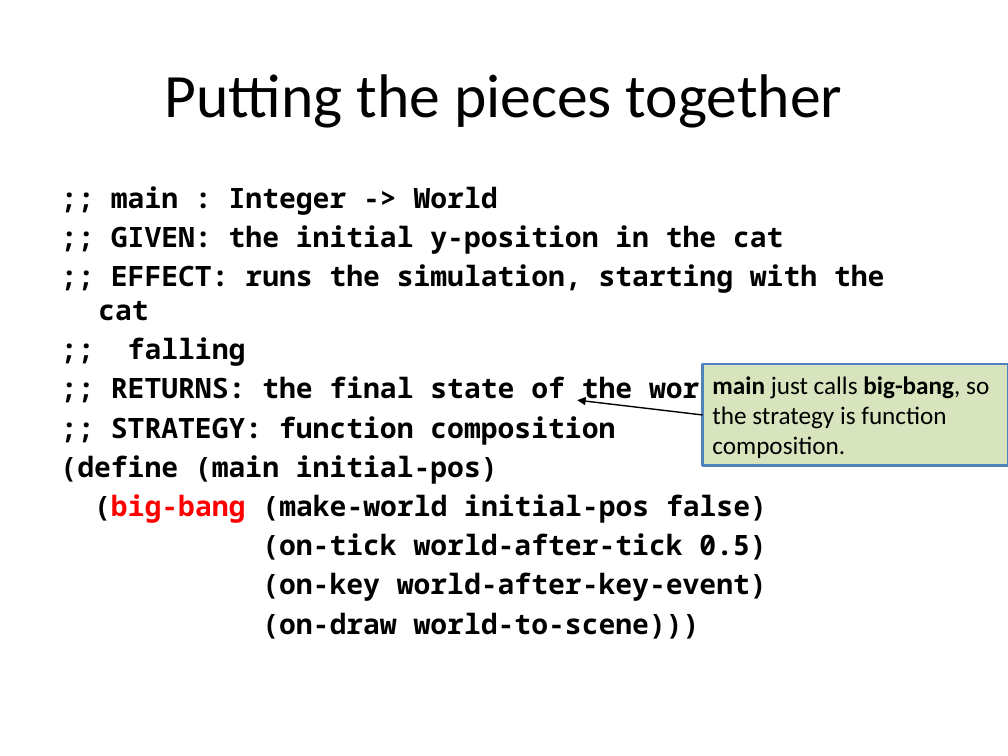
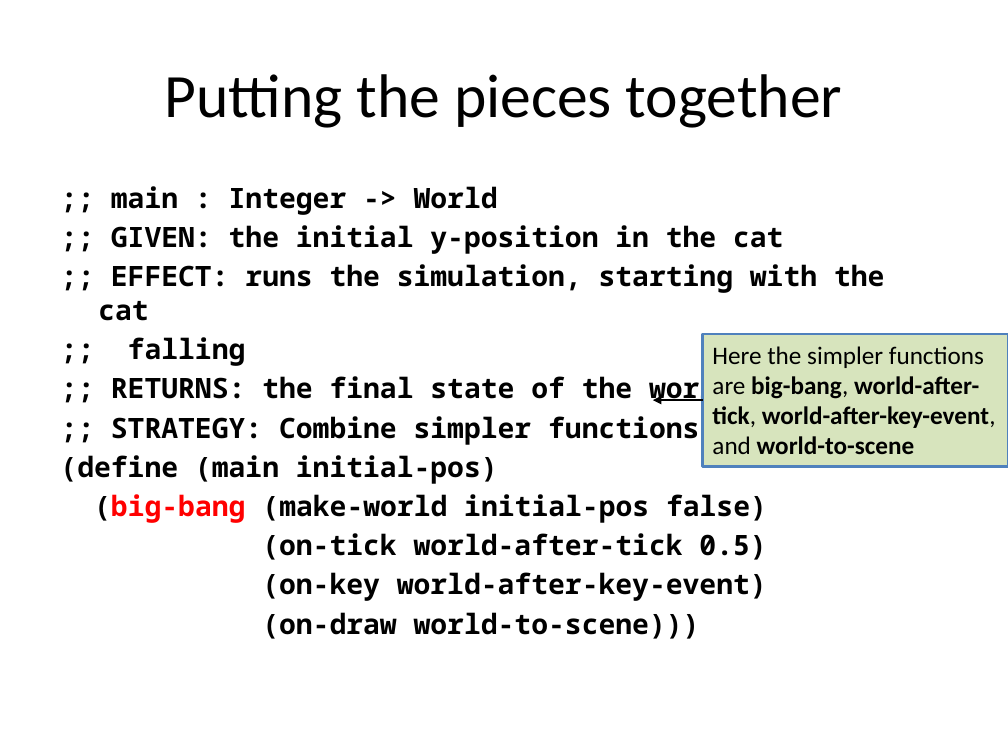
Before and after one commit to mwand/cs5010f16, a slide deck: slide 36 of Slides/Lesson 3.1 Introduction to Universe Programs.pptx. Drawn at 1008x756 pixels with LibreOffice and Linux fonts; fonts in the diff are those of the drawing. Boxes give left, top, right and bottom in pixels: in the first picture for what was removed or moved away, otherwise in the second. Text is boxed around its words. In the diff, an @@ line names an element or a change of style, - is before the commit and + after.

```diff
--- a/Slides/Lesson 3.1 Introduction to Universe Programs.pptx
+++ b/Slides/Lesson 3.1 Introduction to Universe Programs.pptx
@@ rectangle "Here the simpler functions are ...": place and size @@
-rectangle "Here the simpler functions are ..." at (703,364,1008,466)
+rectangle "Here the simpler functions are ..." at (703,334,1008,466)
@@ text in rectangle at (712,346,996,454): text changed; bold on @@
-main just calls big-bang, so the strategy is function composition.
+Here the simpler functions are big-bang, world-after-tick, world-after-key-event, and world-to-scene
@@ text at (111,416,699,445): text changed @@
-;; STRATEGY: function composition
+;; STRATEGY: Combine simpler functions
@@ arrow moved from (703, 415) - (578, 400) to (703, 400) - (653, 400) @@
```
Also in this commit, not shown: 6 other slides changed, 1 other file.
